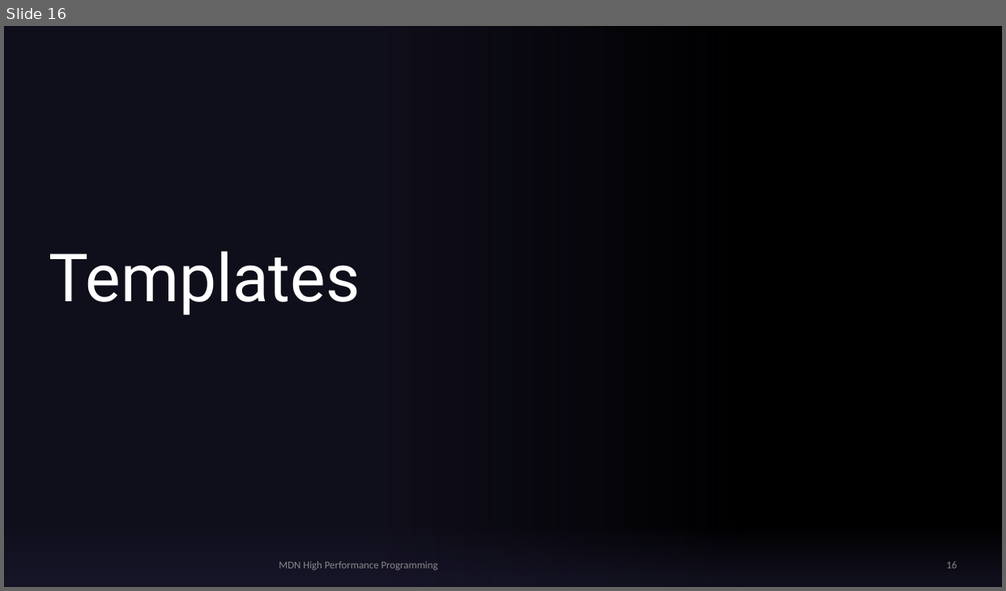
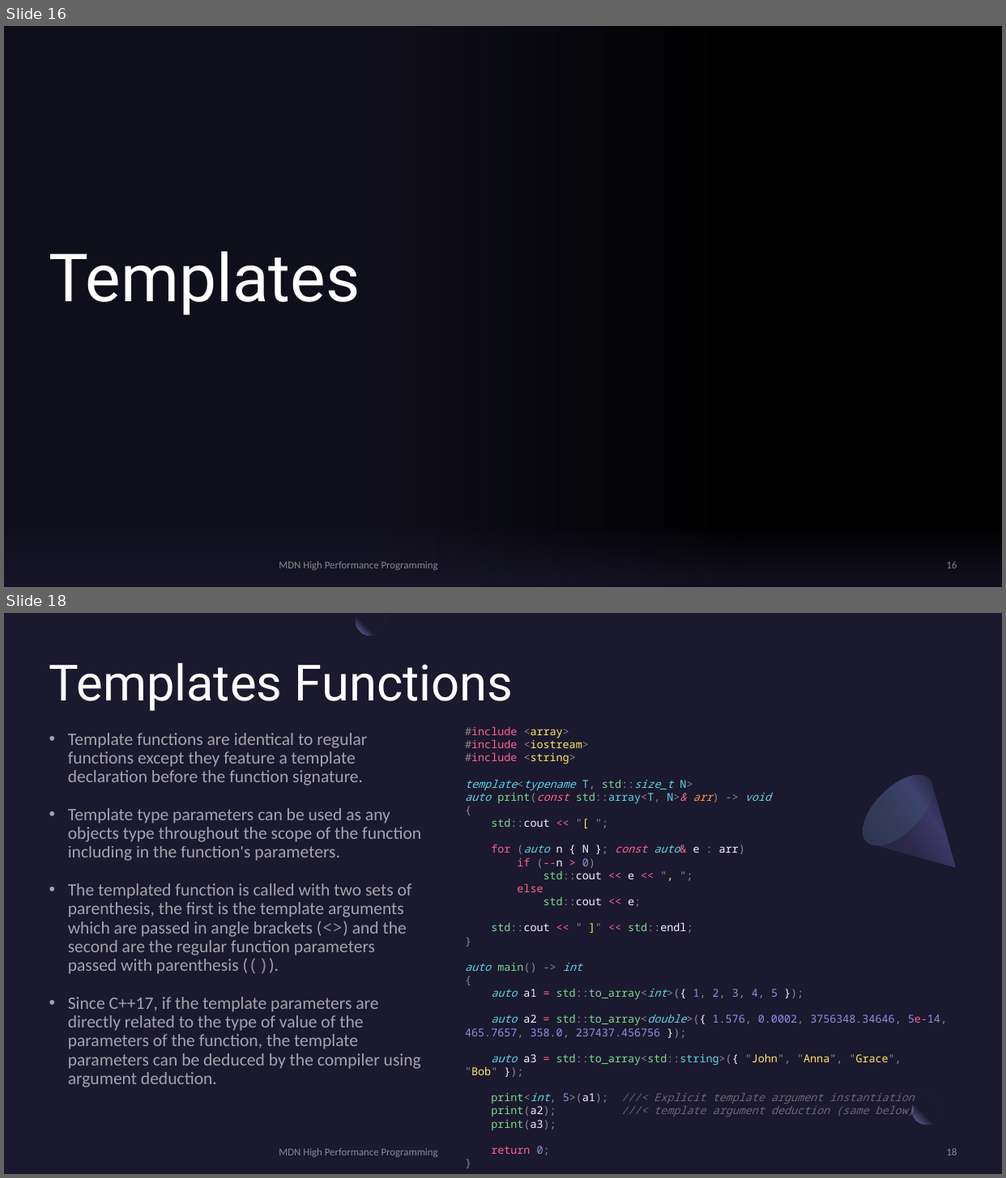
Before and after one commit to MonashDeepNeuron/HPP, a slide deck: content/part5/slides/hpp_part5.pptx. Shown one above the other, each under a label of ours: slide 16 before the commit, slides 16 and 18 after it; the slides between them are not shown. The pictures are 1006x591 and 1006x1178 pixels, drawn with LibreOffice and Linux fonts; fonts in the diff are those of the drawing; background and template pictures are left out. Boxes give left, top, right and bottom in pixels: in the first picture for what was removed or moved away, otherwise in the second. Text is boxed around its words. In the diff, an @@ line names an element or a change of style, - is before the commit and + after.

```diff
--- a/content/part5/slides/hpp_part5.pptx
+++ b/content/part5/slides/hpp_part5.pptx
@@ slide 18 added at bbox=[4, 613, 1002, 1174], background #1B192E @@
@@ freeform shape added at bbox=[356, 613, 385, 636], fill gradient #1B192E to #7771B2 @@
@@ title added at bbox=[49, 662, 513, 711], 48 pt, text #FFFFFF @@
+Templates Functions
@@ text added at bbox=[68, 733, 421, 1088], 16.8 pt, text #FFFFFF at 60% opacity @@
+• Template functions are identical to regular functions except they feature a template declaration before the function signature.
+• Template type parameters can be used as any objects type throughout the scope of the function including in the function's parameters.
+• The templated function is called with two sets of parenthesis, the first is the template arguments which are passed in angle brackets (<>) and the second are the regular function parameters passed with parenthesis (()).
+• Since C++17, if the template parameters are directly related to the type of value of the parameters of the function, the template parameters can be deduced by the compiler using argument deduction.
@@ text added at bbox=[465, 726, 947, 1118], 10.5 pt, text #8B888F @@
+#include <array>
+#include <iostream>
+#include <string>
+template<typename T, std::size_t N>
+auto print(const std::array<T, N>& arr) -> void
+{
+std::cout << "[ ";
+for (auto n { N }; const auto& e : arr)
+if (--n > 0)
+std::cout << e << ", ";
+else
+std::cout << e;
+std::cout << " ]" << std::endl;
+}
+auto main() -> int
+{
+auto a1 = std::to_array<int>({ 1, 2, 3, 4, 5 });
+auto a2 = std::to_array<double>({ 1.576, 0.0002, 3756348.34646, 5e-14, 465.7657, 358.0, 237437.456756 });
+auto a3 = std::to_array<std::string>({ "John", "Anna", "Grace", "Bob" });
+print<int, 5>(a1); ///< Explicit template argument instantiation
+print(a2); ///< template argument deduction (same below)
+print(a3);
+return 0;
+}
@@ freeform shape added at bbox=[851, 763, 987, 899], fill gradient #2C284A to #3C3867 to #1B192E @@
@@ ellipse added at bbox=[851, 763, 945, 857], fill gradient #454075 to #5BEFC1 @@
@@ ellipse added at bbox=[912, 1096, 941, 1125], fill gradient #1B192E to #7771B2 @@
@@ rectangle added at bbox=[941, 1090, 972, 1119], fill #1B192E at 80% opacity @@
@@ text added at bbox=[279, 1148, 438, 1157], 10 pt, text #A6A6A6 at 80% opacity @@
+MDN High Performance Programming
@@ page number added at bbox=[946, 1148, 957, 1156], 10 pt, text #A6A6A6 at 80% opacity @@
+18
```
Also in this commit, not shown: 5 slides changed, 23 other slides added, 5 slides removed, 48 other files.
